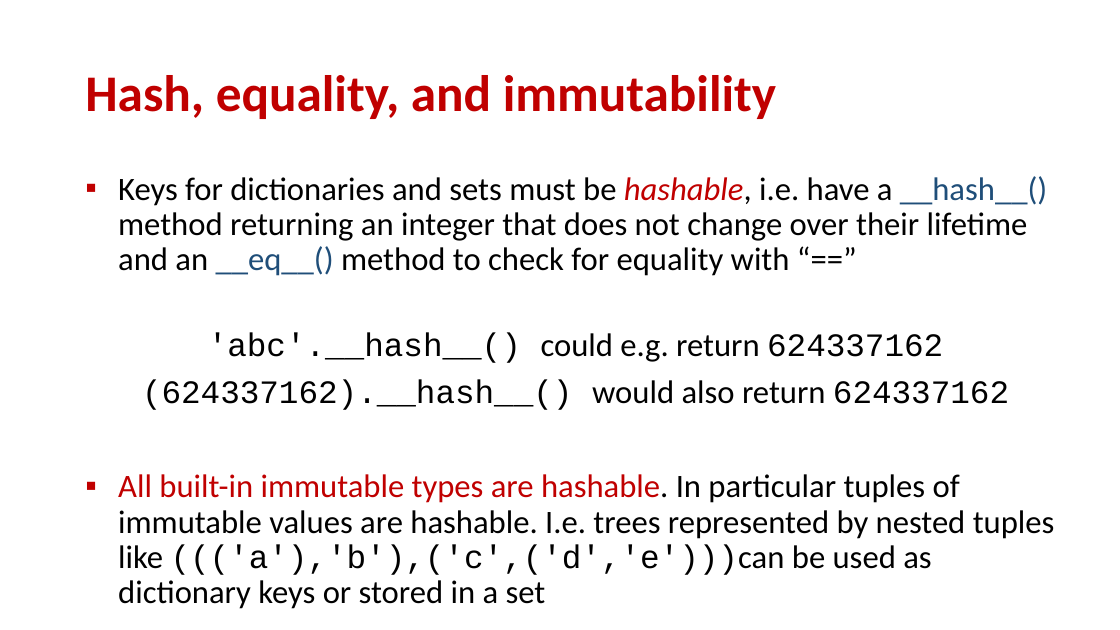
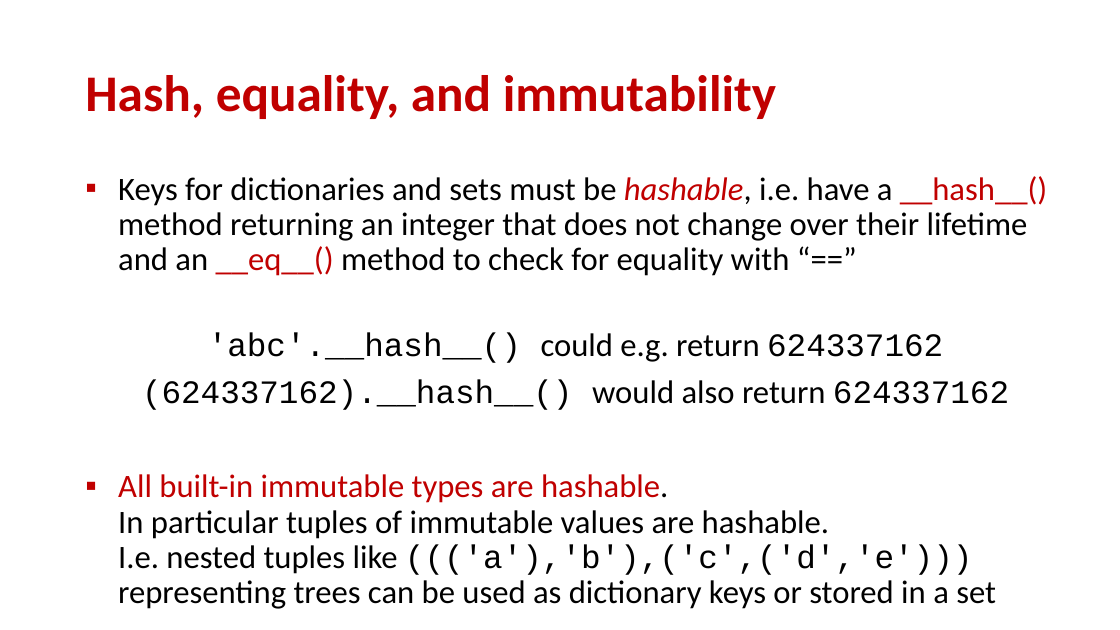
Before and after one commit to gsbrodal/gsbrodal.github.io, a slide deck: slide 14 of ipsa/slides/dictionaries.pptx. Drawn at 1120x630 pixels with LibreOffice and Linux fonts; fonts in the diff are those of the drawing. Boxes give left, top, right and bottom in pixels: in the first picture for what was removed or moved away, otherwise in the second. Text is boxed around its words. In the diff, an @@ line names an element or a change of style, - is before the commit and + after.

```diff
--- a/ipsa/slides/dictionaries.pptx
+++ b/ipsa/slides/dictionaries.pptx
@@ text at [118,176,1047,276]: text colour #1F4E79 to #C00000 in "__hash__() __eq__()" @@
@@ text at [118,474,996,609]: text changed @@
-▪ All built-in immutable types are hashable. In particular tuples of immutable values are hashable. I.e. trees represented by nested tuples like ((('a'),'b'),('c',('d','e')))can be used as dictionary keys or stored in a set
+▪ All built-in immutable types are hashable.
+  In particular tuples of immutable values are hashable.
+  I.e. nested tuples like ((('a'),'b'),('c',('d','e'))) representing trees can be used as dictionary keys or stored in a set
```
Also in this commit, not shown: 2 other slides changed, 4 other files.
